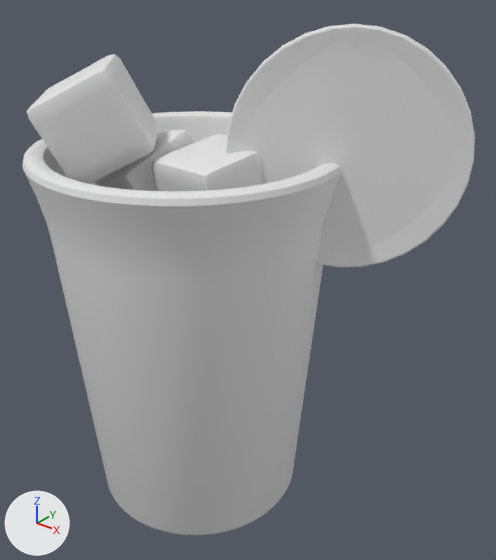
One commit to the OBJ model public/assets/drink-baked/blog0118.obj: the scene before it, then after it.
One viewpoint serves both versions: a camera (50 mm lens) standing at (4.23, -4.43, 5.31) and looking at (0.56, 0.16, 2.47). Every picture has the same lights, and +X, +Y and +Z are marked at lower left. The older version comes first. Where no turn or scale is listed for an object, it has been applied to the vertices.
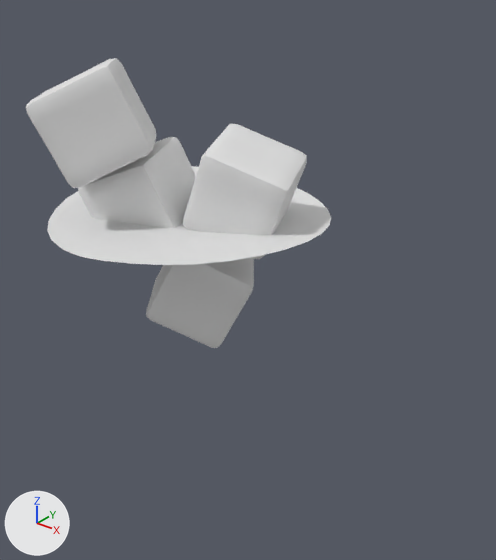
What differs and where, as boxes (x1, y1, x2, y2) in the pictures (496 x 560 px; the box of a moved part takes in the faces that stretch with it):
'Cylinder', deleted: before (22, 111, 341, 535)
'Circle.001', deleted: before (226, 24, 475, 267)
'Cube.002', reshaped: before (152, 134, 262, 191); after (183, 124, 307, 259)
'Cube.003', reshaped: before (27, 54, 158, 184); after (26, 58, 156, 188)
'Cube.001', reshaped: before (95, 130, 194, 191); after (78, 137, 196, 228)
part 4 of me_plane, moved or reshaped (not visible before): after (47, 166, 331, 265)
'Cube', unchanged, uncovered by the edit: after (146, 257, 254, 348)

What the commit changed:
me_cube_001 is used by ob_cube_001; location (0.0, 0.0, 0.0).
me_cube_001 had 386 vertices, 384 faces and spanned x -0.982..0.046, y -0.526..0.567, z 2.665..3.78.
me_cube_001 now has 386 vertices, 384 faces and spans x -1.011..0.14, y -0.699..0.382, z 2.633..3.688.
me_cube_001 part 1: the whole mesh is multiplied about its middle by the matrix ((0.882, -0.412, -0.229), (0.459, 0.863, 0.213), (0.11, -0.293, 0.95)), then moved by (0.032, -0.179, -0.062).
me_cube_002 is used by ob_cube_002; location (0.0, 0.0, 0.0).
me_cube_002 had 386 vertices, 384 faces and spanned x -0.055..0.893, y -0.563..0.421, z 2.887..3.816.
me_cube_002 now has 386 vertices, 384 faces and spans x -0.079..1.099, y -0.32..0.685, z 2.808..3.866.
me_cube_002 part 2: the whole mesh is multiplied about its middle by the matrix ((0.194, -0.947, 0.256), (0.021, -0.256, -0.966), (0.981, 0.193, -0.03)), then moved by (0.091, 0.254, -0.015).
me_cube_003 is used by ob_cube_003; location (0.0, 0.0, 0.0).
me_cube_003 had 386 vertices, 384 faces and spanned x -1.226..0.006, y -1.129..0.094, z 3.409..4.45.
me_cube_003 now has 386 vertices, 384 faces and spans x -1.19..0.049, y -1.165..0.035, z 3.409..4.458.
me_cube_003 part 3: the whole mesh is multiplied about its middle by the matrix ((0.43, -0.502, -0.75), (-0.442, 0.607, -0.66), (0.787, 0.616, 0.039)), then moved by (0.04, -0.048, 0.004).
me_plane is used by ob_plane; location (0.0, 0.0, 0.0).
me_plane had 252 vertices, 72 faces and spanned x -1.31..1.31, y -1.31..1.31, z 3.04..3.13.
me_plane now has 226 vertices, 167 faces and spans x -1.31..1.31, y -1.31..1.31, z 3.04..3.13.
me_plane part 4: 17 vertices moved from x -1.25..1.25, y -1.31..1.31, z 3.04..3.08 to x -1.29..1.29, y -1.31..1.31, z 3.04..3.09; 167 vertices removed from x -1.31..1.31, y -1.3..1.3, z 3.04..3.13; 141 vertices added at x -1.3..1.3, y -1.28..1.29, z 3.04..3.12.
Object 'Circle.001' (ob_circle_001) is deleted.
Object 'Cylinder' (ob_cylinder) is deleted.
